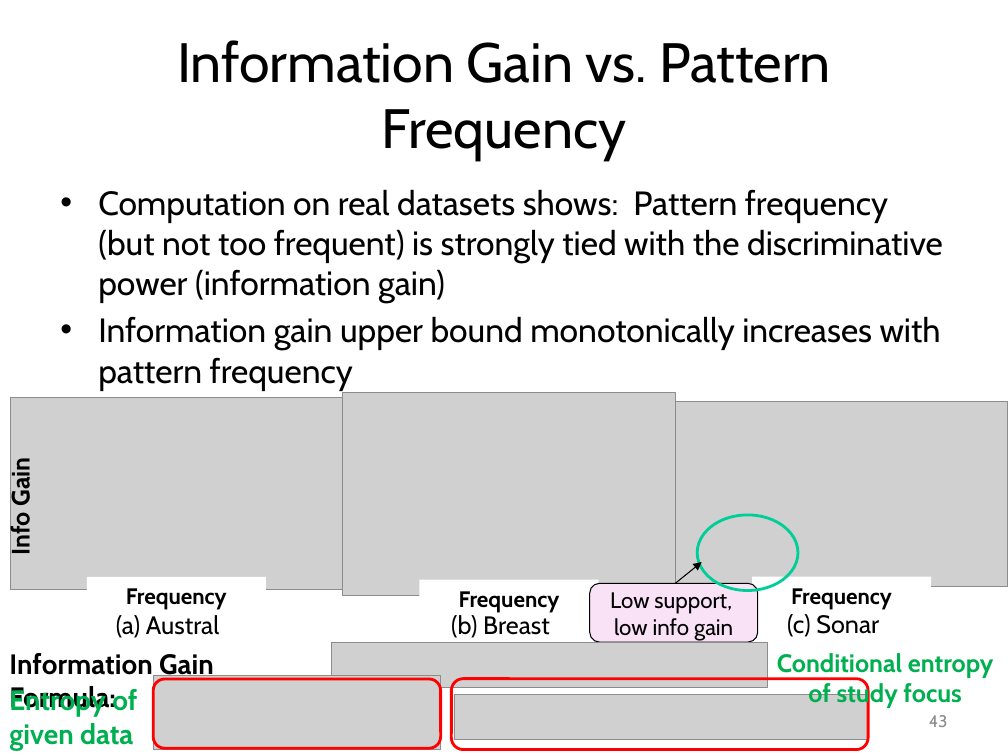
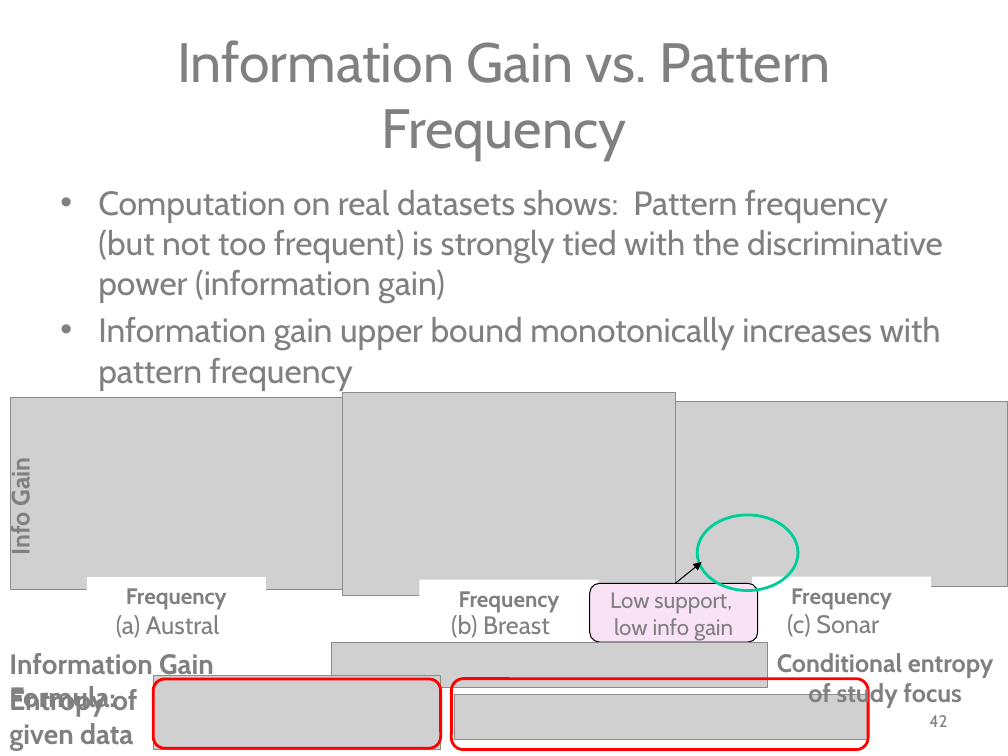
Before and after one commit to mjiang89/mjiang89.github.io, a slide deck: slide 42 of teaching/CS412Summer17-Chapter9.pptx (slide 43 before the commit). Drawn at 1008x756 pixels with LibreOffice and Linux fonts; fonts in the diff are those of the drawing; grey boxes stand for pictures. Boxes give left, top, right and bottom in pixels: in the first picture for what was removed or moved away, otherwise in the second. Text is boxed around its words. In the diff, an @@ line names an element or a change of style, - is before the commit and + after.

```diff
--- a/teaching/CS412Summer17-Chapter9.pptx
+++ b/teaching/CS412Summer17-Chapter9.pptx
@@ text colour #000000 to #808080 in 11 elements at (177,40,830,160), (98,190,943,391), (87,577,266,614), (5,461,36,554), (419,580,599,617), (752,577,931,614), (116,615,219,638), (787,614,879,637), (451,615,550,638), (590,584,758,642), (9,653,214,714) @@
@@ text "Conditional entropy of study focus" at (777,653,994,708): text colour #00B050 to #808080 @@
@@ text "Entropy of given data" at (9,687,137,750): text colour #00B050 to #808080 @@
@@ page number at (929,715,947,727): text changed; text colour #8C8C8C to #808080 @@
-43
+42
```
Also in this commit, not shown: 26 other slides changed, 1 slide removed, 1 other file.
